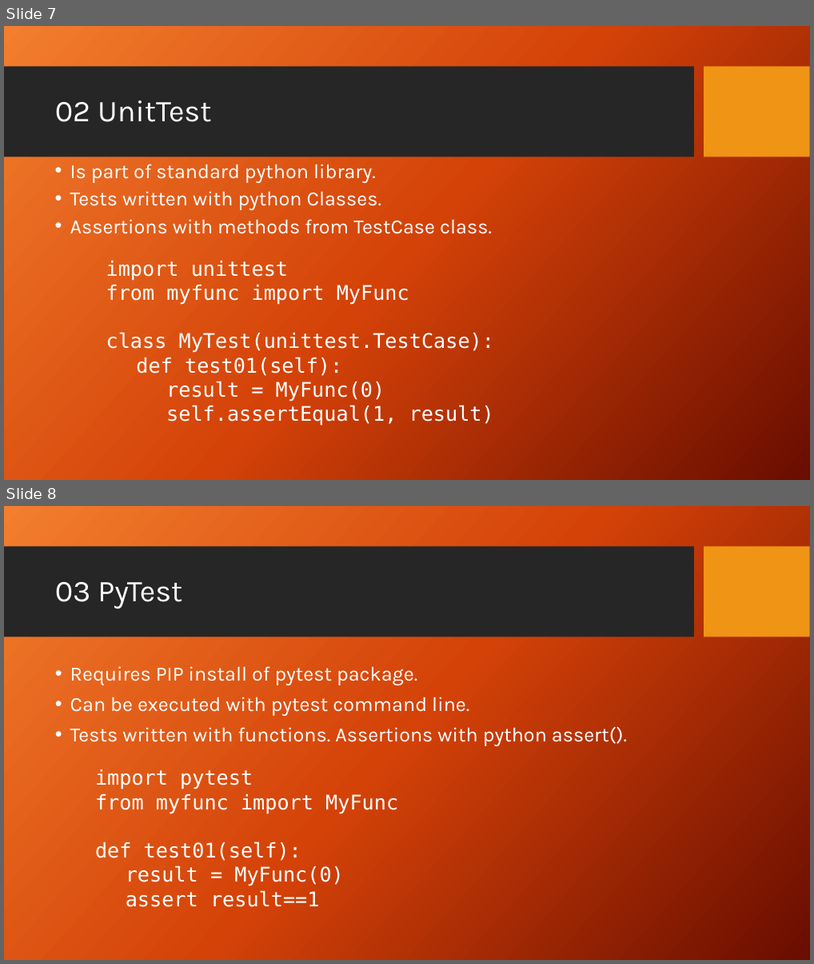
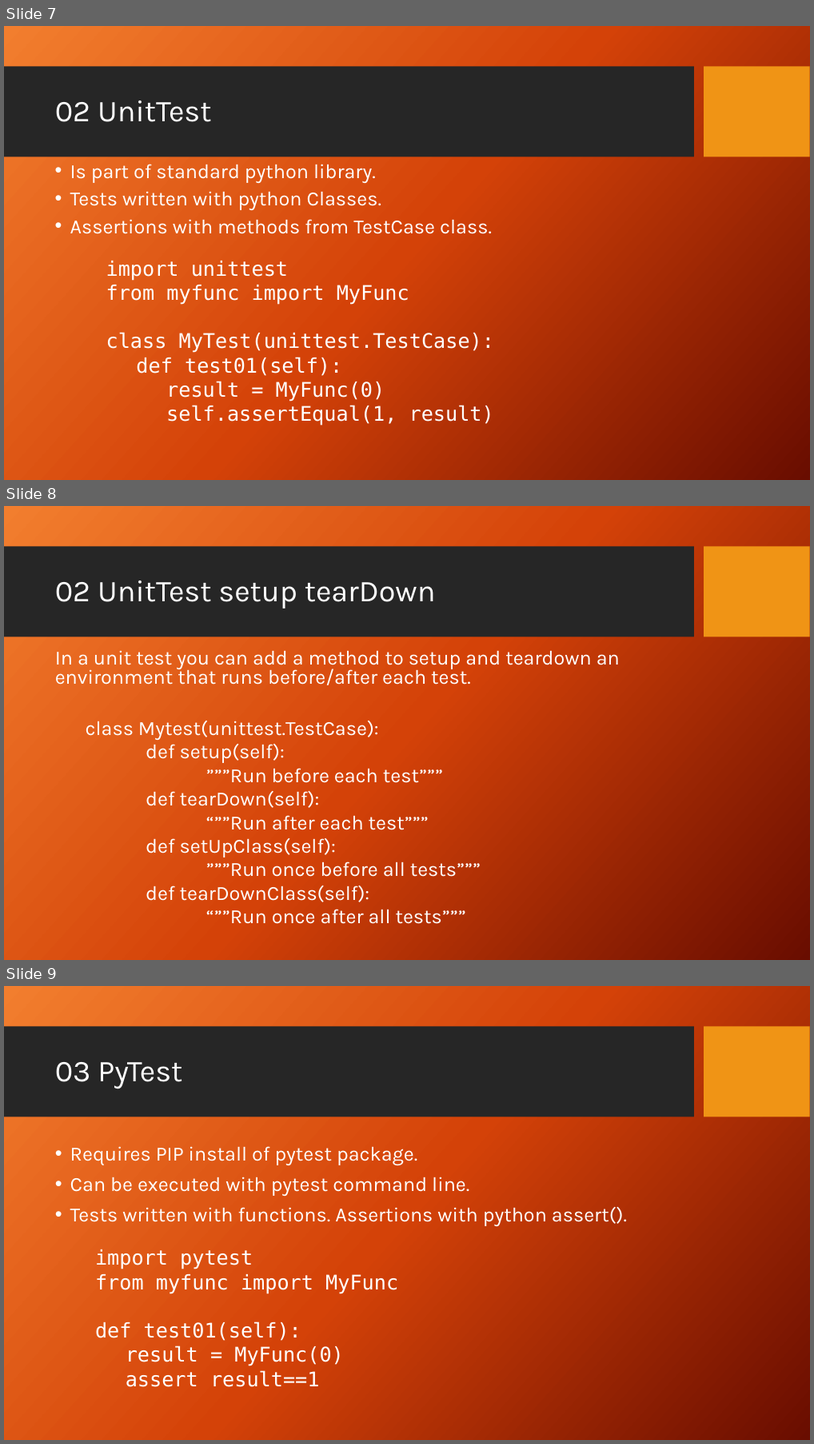
Before and after one commit to PrincetonUniversity/software_testing, a slide deck: UnitTestingSlides.pptx. Shown one above the other, each under a label of ours: slides 7 and 8 before the commit, slides 7, 8 and 9 after it. The pictures are 814x964 and 814x1444 pixels, drawn with LibreOffice and Linux fonts; fonts in the diff are those of the drawing; background and template pictures are left out. Boxes give left, top, right and bottom in pixels: in the first picture for what was removed or moved away, otherwise in the second. Text is boxed around its words. In the diff, an @@ line names an element or a change of style, - is before the commit and + after.

```diff
--- a/UnitTestingSlides.pptx
+++ b/UnitTestingSlides.pptx
@@ slide 8 added at box(4, 506, 810, 960), background picture (left out); not listed: 2 template elements that a slide beside it also shows @@
@@ title added at box(55, 580, 436, 608), 36 pt, text #FFFFFF @@
+02 UnitTest setup tearDown
@@ text added at box(55, 650, 620, 924), 24 pt, text #FFFFFF @@
+In a unit test you can add a method to setup and teardown an environment that runs before/after each test.
+  class Mytest(unittest.TestCase):
+  def setup(self):
+  ”””Run before each test”””
+  def tearDown(self):
+  “””Run after each test”””
+  def setUpClass(self):
+  ”””Run once before all tests”””
+  def tearDownClass(self):
+  “””Run once after all tests”””
@@ what was slide 8 is now slide 9 @@
```
Also in this commit, not shown: 1 slide changed, 1 other slide added.
